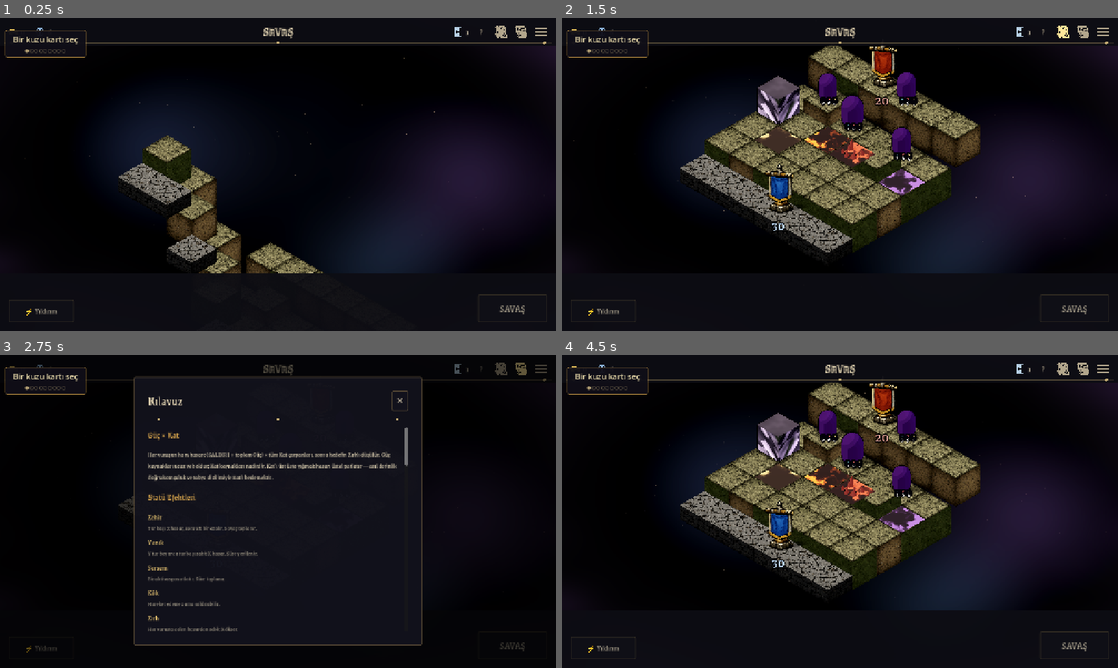
Above: before the commit, frames 1-4 (two rows, left to right).
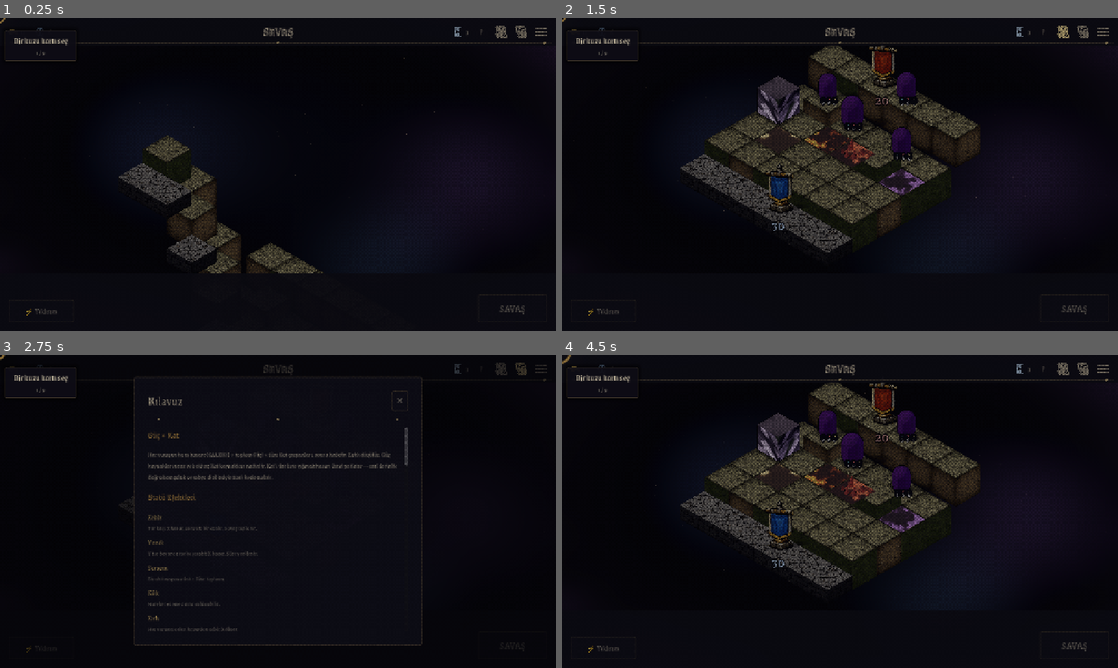
Above: after the commit, the same moments.

Repository: onryzici/isotile
Game: Godot game, scene res://scenes/battle_screen.tscn
The game is run twice, just before and just after one commit, with the same random seed, the same clock (stepped at 60 frames per second) and the same inputs. This scene is started directly instead of the project's main scene.
Inputs (mouse positions are in pixels of both pictures, inside the frame that each line leads up to):
- Up to frame 1 (0.25 s): no input
- Up to frame 2 (1.5 s): click "?" at 0.5 s; click (1062, 30) at 1.25 s
- Up to frame 3 (2.75 s): click (522, 367) at 2 s
- Up to frame 4 (4.5 s): click "✕" at 2.75 s; click "?" at 3.5 s; click "✕" at 4.25 s

The runs differ from the first frame. In frame 1, 4.7% of the frame differs, in the area x 0-99%, y 0-96%; in frame 2, 15%; in frame 3, 3.2%; in frame 4, 15%.

Commit message:
Tutorial spotlight düzeltme + görsel cila: halftone karartma, tema fontu, sıcak kenar
- KÖK NEDEN: CanvasLayer'a doğrudan eklenen Control, FULL_RECT anchor'a
  rağmen 0x0 kalıyor → karartma ColorRect'i hiç çizilmiyordu. Koç ve dim
  artık her kare viewport boyutuna elle oturtulur (EventCard kalıbı).
- Karartma düz siyah değil: KARA PUS halftone dither dokusu (fog_of_war
  Bayer dili) + delik kenarında ince, hafif dalgalanan sıcak altın çizgi
  ("kesik bilinçli" okunur).
- Balon artık stok Godot fontu değil: koç CanvasLayer'a ekli olduğundan
  temayı miras almıyordu — UITheme (Grenze) + panel stili + gölge açıkça
  verildi. Pip dizisi yerine sade "3/9" sayacı.
- map_screen madalyon nabız tween'i disc'e bağlandı (harita yeniden
  kurulunca "Infinite loop detected" hatası yağdırıyordu).
- Movie-maker kare kaydıyla görsel doğrulandı.

Co-Authored-By: Claude Fable 5 <noreply@anthropic.com>

Diff:
--- a/shaders/tutorial_spotlight.gdshader
+++ b/shaders/tutorial_spotlight.gdshader
@@ -1,14 +1,25 @@
-// Tutorial spotlight (gelistirme §3): ekran yarı saydam siyahla kapanır,
-// yalnız İLGİLİ bölge (yumuşak kenarlı yuvarlatılmış delik) açık kalır.
-// hole = (x, y, w, h) mantıksal ekran pikseli. w<=0 → delik yok (düz karartma;
-// koç istemiyorsa dim'i 0'a çeker).
+// Tutorial spotlight (gelistirme §3): ekran KARA PUS diliyle kapanır — halftone
+// dither karartma (fog_of_war/event_backdrop ile aynı Bayer dokusu), yalnız
+// İLGİLİ bölge (yumuşak kenarlı yuvarlatılmış delik) açık kalır. Deliğin
+// kenarında ince sıcak çizgi: kesik bilinçli, "ekran karardı" sanılmasın.
+// hole = (x, y, w, h) mantıksal ekran pikseli. w<=0 → delik yok.
 shader_type canvas_item;
 
 uniform vec4 hole = vec4(0.0, 0.0, 0.0, 0.0);
 uniform vec2 screen_size = vec2(1920.0, 1080.0);
-uniform float dim : hint_range(0.0, 1.0) = 0.55;
-uniform float feather = 34.0;
-uniform float rounding = 16.0;
+uniform float dim : hint_range(0.0, 1.0) = 0.6;
+uniform float feather = 46.0;
+uniform float rounding = 18.0;
+uniform vec4 fog_color : source_color = vec4(0.03, 0.026, 0.055, 1.0);
+uniform vec4 rim_color : source_color = vec4(0.92, 0.72, 0.34, 1.0);
+uniform float cell_px = 4.0;
+
+float bayer(vec2 px) {
+	int x = int(mod(px.x / cell_px, 4.0));
+	int y = int(mod(px.y / cell_px, 4.0));
+	int m[16] = {0, 8, 2, 10, 12, 4, 14, 6, 3, 11, 1, 9, 15, 7, 13, 5};
+	return (float(m[y * 4 + x]) + 0.5) / 16.0;
+}
 
 float sd_round_rect(vec2 p, vec2 c, vec2 half_sz, float r) {
 	vec2 d = abs(p - c) - half_sz + vec2(r);
@@ -17,10 +28,23 @@
 
 void fragment() {
 	vec2 px = SCREEN_UV * screen_size;
-	float a = dim;
+	float mask = 1.0;
+	float d = 1e6;
 	if (hole.z > 0.5) {
-		float d = sd_round_rect(px, hole.xy + hole.zw * 0.5, hole.zw * 0.5, rounding);
-		a = dim * smoothstep(0.0, feather, d);
+		// canlı sınır: pus kenarı hafif dalgalanır (fog_of_war dili)
+		float wob = sin(TIME * 0.8 + px.x * 0.02 + px.y * 0.017) * 6.0;
+		d = sd_round_rect(px, hole.xy + hole.zw * 0.5, hole.zw * 0.5, rounding) + wob;
+		mask = smoothstep(0.0, feather, d);
 	}
-	COLOR = vec4(0.0, 0.0, 0.0, a);
+	float fog = dim * mask;
+	// taban karartma + üstüne halftone noktalar (imza doku)
+	float dots = step(bayer(px), fog);
+	float a = clamp(fog * 0.72 + dots * fog * 0.38, 0.0, 0.92);
+	// delik kenarında ince sıcak çizgi
+	float rim = 0.0;
+	if (hole.z > 0.5) {
+		rim = (1.0 - smoothstep(1.0, 5.0, abs(d - 2.0))) * 0.75;
+	}
+	vec3 col = mix(fog_color.rgb, rim_color.rgb, rim);
+	COLOR = vec4(col, max(a, rim));
 }
--- a/src/presentation/map_screen.gd
+++ b/src/presentation/map_screen.gd
@@ -342,7 +342,9 @@
 		btn.tooltip_text = TYPE_DESC.get(type, "")
 		btn.pressed.connect(_on_node_pressed.bind(node))
 		_root.add_child(btn)
-		var tw := create_tween().set_loops()
+		# tween disc'e BAĞLI olmalı: harita yeniden kurulunca disc silinir; MapScreen'e
+		# bağlı döngü hedefsiz kalıp "Infinite loop detected" hatası yağdırıyordu
+		var tw := disc.create_tween().set_loops()
 		tw.tween_property(disc, "scale", Vector2(1.1, 1.1), 0.6).set_trans(Tween.TRANS_SINE)
 		tw.tween_property(disc, "scale", Vector2.ONE, 0.6).set_trans(Tween.TRANS_SINE)
 		disc.pivot_offset = disc.disc_center
--- a/src/presentation/tutorial_coach.gd
+++ b/src/presentation/tutorial_coach.gd
@@ -37,25 +37,30 @@
 	_dim_mat.set_shader_parameter("screen_size", get_viewport_rect().size)
 	_dim.material = _dim_mat
 	add_child(_dim)
-	# yazı balonu (ilgili bölgenin yanına konumlanır)
+	# Yazı balonu — DİKKAT: koç CanvasLayer'a doğrudan ekli olduğundan tema
+	# MİRAS ALMAZ; font/stil açıkça verilir (stok Godot fontu = "amatör" hissi).
+	theme = UITheme.make()
 	_panel = PanelContainer.new()
 	var sb := StyleBoxFlat.new()
-	sb.bg_color = Color(0.06, 0.055, 0.09, 0.96)
-	sb.border_color = Color(0.85, 0.65, 0.3)
+	sb.bg_color = Color(0.055, 0.05, 0.085, 0.9)
+	sb.border_color = UITheme.BORDER
 	sb.set_border_width_all(1)
-	sb.set_corner_radius_all(3)
-	sb.content_margin_left = 18
-	sb.content_margin_right = 18
-	sb.content_margin_top = 8
-	sb.content_margin_bottom = 8
+	sb.set_corner_radius_all(2)
+	sb.content_margin_left = 20
+	sb.content_margin_right = 20
+	sb.content_margin_top = 9
+	sb.content_margin_bottom = 9
+	sb.shadow_color = Color(0, 0, 0, 0.55)
+	sb.shadow_size = 10
 	_panel.add_theme_stylebox_override("panel", sb)
 	add_child(_panel)
 	var v := VBoxContainer.new()
-	v.add_theme_constant_override("separation", 4)
+	v.add_theme_constant_override("separation", 3)
 	_panel.add_child(v)
 	_label = Label.new()
-	_label.add_theme_font_size_override("font_size", 18)
-	_label.add_theme_color_override("font_color", Color(0.96, 0.9, 0.7))
+	_label.add_theme_font_override("font", UITheme.body_font())
+	_label.add_theme_font_size_override("font_size", 20)
+	_label.add_theme_color_override("font_color", UITheme.TEXT)
 	_label.horizontal_alignment = HORIZONTAL_ALIGNMENT_CENTER
 	v.add_child(_label)
 	var row := HBoxContainer.new()
@@ -63,12 +68,13 @@
 	row.add_theme_constant_override("separation", 12)
 	v.add_child(row)
 	_pips = Label.new()
-	_pips.add_theme_font_size_override("font_size", 12)
-	_pips.add_theme_color_override("font_color", Color(0.7, 0.62, 0.45))
+	_pips.add_theme_font_override("font", UITheme.body_font())
+	_pips.add_theme_font_size_override("font_size", 13)
+	_pips.add_theme_color_override("font_color", UITheme.TEXT_DIM)
 	row.add_child(_pips)
 	_btn = Button.new()
 	_btn.focus_mode = Control.FOCUS_NONE
-	_btn.custom_minimum_size = Vector2(90, 30)
+	_btn.custom_minimum_size = Vector2(84, 28)
 	_btn.add_theme_font_size_override("font_size", 15)
 	_btn.pressed.connect(func() -> void: _gate(&"btn"))
 	row.add_child(_btn)
@@ -146,10 +152,7 @@
 	_btn.visible = s.has("btn")
 	if _btn.visible:
 		_btn.text = s["btn"]
-	var pip := ""
-	for i in _steps.size():
-		pip += "●" if i <= _step else "○"
-	_pips.text = pip
+	_pips.text = "%d / %d" % [_step + 1, _steps.size()]
 	# yumuşak geçiş: balon kısa fade
 	_panel.modulate.a = 0.0
 	create_tween().tween_property(_panel, "modulate:a", 1.0, 0.2)
@@ -163,6 +166,12 @@
 	var s: Dictionary = _steps[_step]
 	var r: Rect2 = (s["rect"] as Callable).call()
 	var vp := get_viewport_rect().size
+	# CanvasLayer altındaki Control FULL_RECT anchor'a rağmen 0x0 kalabiliyor
+	# (EventCard'daki sınıfla aynı tuzak) → boyutu her kare elle ver
+	position = Vector2.ZERO
+	size = vp
+	_dim.position = Vector2.ZERO
+	_dim.size = vp
 	_dim_mat.set_shader_parameter("screen_size", vp)
 	if s.get("nodim", false) or r.size.x <= 0.0:
 		# hedefsiz adım ("izle"): karartma yok, yazı alt-ortada süzülür
